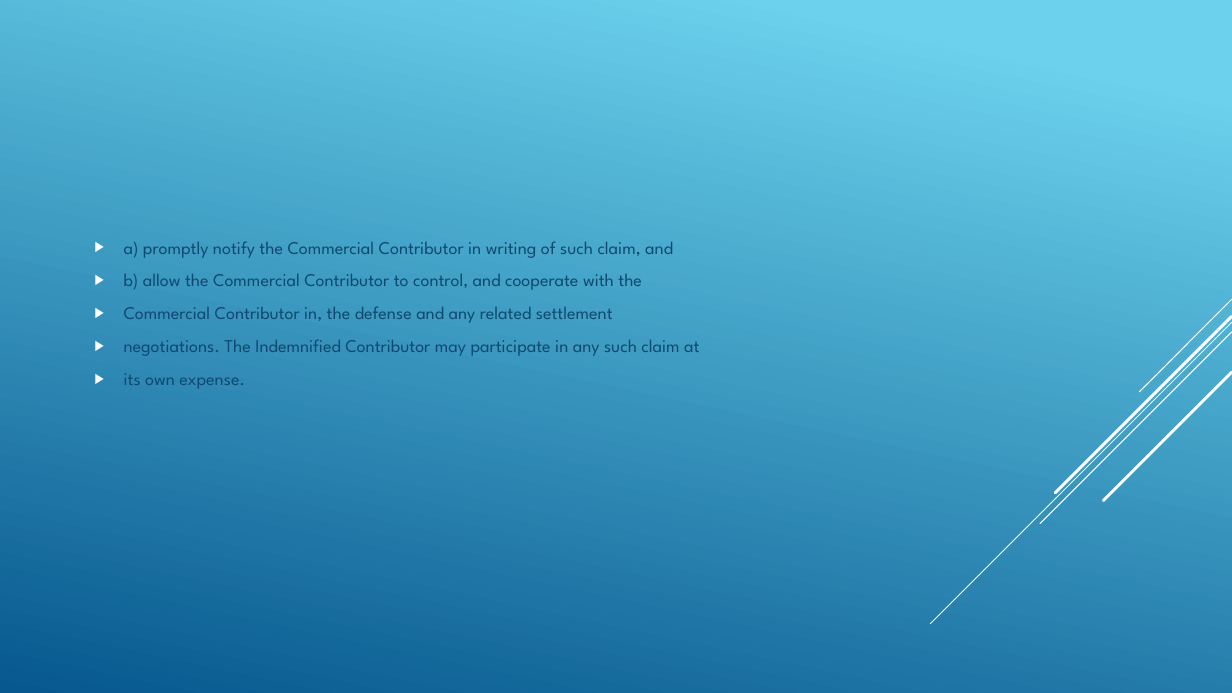
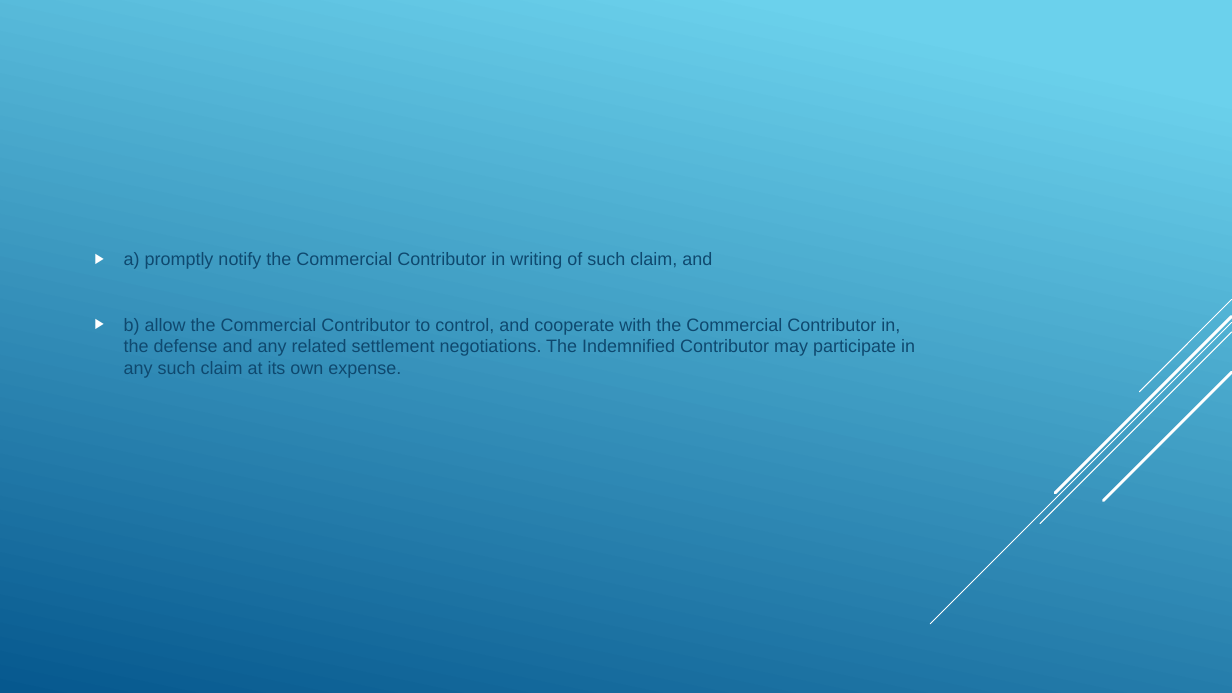
Before and after one commit to Vitoriano1454/ProjetoTCC, a slide deck: slide 21 of Github-Projeto.pptx. Drawn at 1232x693 pixels with LibreOffice and Linux fonts; fonts in the diff are those of the drawing. Boxes give left, top, right and bottom in pixels: in the first picture for what was removed or moved away, otherwise in the second. Text is boxed around its words. In the diff, an @@ line names an element or a change of style, - is before the commit and + after.

```diff
--- a/Github-Projeto.pptx
+++ b/Github-Projeto.pptx
@@ text at bbox=[124, 252, 712, 269]: font League Spartan to Arial in "a) promptly notify the Commercial Contributor in ..." @@
@@ text at bbox=[124, 318, 915, 378]: text changed; font League Spartan to Arial @@
-  ▶ b) allow the Commercial Contributor to control, and cooperate with the
-  ▶ Commercial Contributor in, the defense and any related settlement
-  ▶ negotiations. The Indemnified Contributor may participate in any such claim at
-  ▶ its own expense.
+  ▶ b) allow the Commercial Contributor to control, and cooperate with the Commercial Contributor in, the defense and any related settlement negotiations. The Indemnified Contributor may participate in any such claim at its own expense.
```
Also in this commit, not shown: 29 other slides changed.
